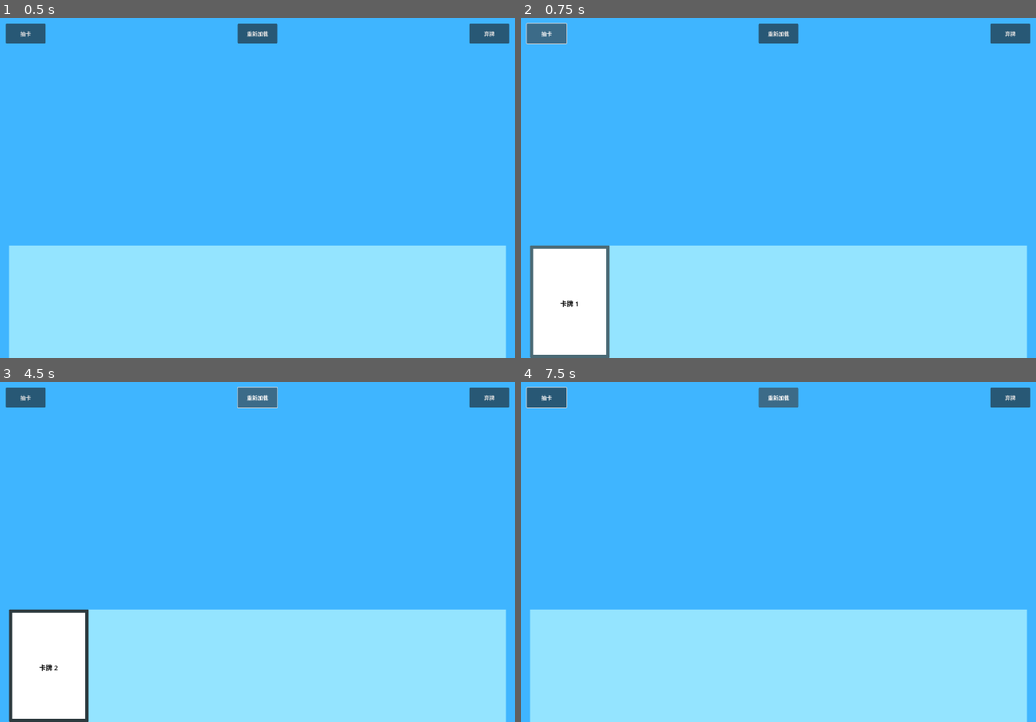
Above: before the commit, frames 1-4 (two rows, left to right).
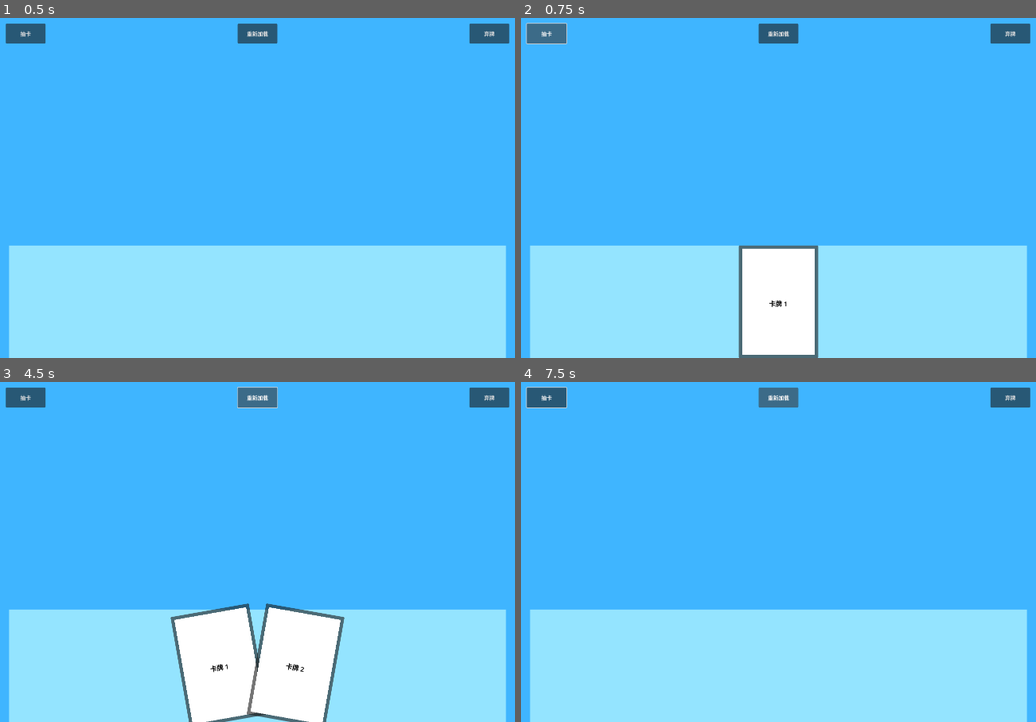
Above: after the commit, the same moments.

Repository: XiaobaibaiL/GameTest_1
Game: Godot game, scene res://CardGame/CardGame.tscn
Same seed, same stepped clock (60 frames per second), same inputs: the game is played once before the commit and once after it. This scene is started directly instead of the project's main scene.
Inputs:
- Up to frame 1 (0.5 s): no input
- Up to frame 2 (0.75 s): click "抽卡" at 0.5 s
- Up to frame 3 (4.5 s): click "弃牌" at 1.25 s; click "重新加载" at 2 s; tap Enter at 2.75, 4.25 s; hold Right (ui_right) 2.78-3.53 s; tap Space at 3.5 s; hold Down (ui_down) 3.53-4.28 s; hold Right (ui_right) from 4.28 s (still down)
- Up to frame 4 (7.5 s): tap Space at 5, 6.5 s; release Right (ui_right) at 5.03 s; hold Up (ui_up) 5.03-5.78 s; tap Enter at 5.75 s; hold Left (ui_left) 5.78-7.28 s; hold Down (ui_down) from 7.28 s (still down)

Frame 1 is identical in both runs. In frame 2, 10% of the frame differs, in the area x 1-58%, y 66-100%; in frame 3, 15%, in the area x 1-67%, y 65-100%; in frame 4, nothing differs.

Commit message:
卡牌扇形排布

Diff:
--- a/CardGame/CardGame.tscn
+++ b/CardGame/CardGame.tscn
@@ -1,7 +1,16 @@
-[gd_scene load_steps=3 format=3 uid="uid://uvhh2cl1mmu1"]
+[gd_scene load_steps=5 format=3 uid="uid://uvhh2cl1mmu1"]
 
 [ext_resource type="Script" uid="uid://bpe8g3bt6oaxq" path="res://CardGame/card_game.gd" id="1_3oauo"]
 [ext_resource type="Script" uid="uid://b8dg2ptg0ojcs" path="res://CardGame/hand.gd" id="1_q1upd"]
+
+[sub_resource type="Curve" id="Curve_3oauo"]
+_data = [Vector2(0, 0), 0.0, 5.0, 0, 0, Vector2(0.5, 1), 0.0, 0.0, 0, 0, Vector2(1, 0), -5.0, 0.0, 0, 0]
+point_count = 3
+
+[sub_resource type="Curve" id="Curve_agf24"]
+_limits = [-1.0, 1.0, 0.0, 1.0]
+_data = [Vector2(0, -1), 0.0, 5.0, 0, 0, Vector2(0.5, 1.4901161e-08), 0.0, 0.0, 0, 0, Vector2(1, 1), 5.0, 0.0, 0, 0]
+point_count = 3
 
 [node name="CardGame" type="Control"]
 layout_mode = 3
@@ -23,6 +32,8 @@
 pivot_offset = Vector2(750, 340)
 color = Color(0.5803922, 0.89411765, 1, 1)
 script = ExtResource("1_q1upd")
+hand_curvc = SubResource("Curve_3oauo")
+rotation_curvc = SubResource("Curve_agf24")
 
 [node name="Draw_a_card" type="Button" parent="."]
 layout_mode = 0
--- a/CardGame/hand.gd
+++ b/CardGame/hand.gd
@@ -8,7 +8,7 @@
 @export var rotation_curvc:Curve
 
 #最大旋转度数
-@export var max_rotation_degress := 5
+@export var max_rotation_degress := 10
 #卡牌默认间隔（单位：像素），正数意味着卡牌之间有空隙，负值则是卡片会挤在一起
 @export var x_sep := -10
 #基于手牌位置的Y轴偏移量
@@ -31,4 +31,27 @@
 	_update_cards()
 
 func _update_cards():
-	print("更新卡牌")
+	var cards := get_child_count()
+	var all_cards_size := Card.SIZE.x * cards + x_sep * (cards - 1)
+	var final_x_sep : float = x_sep
+
+	if all_cards_size > size.x:
+		final_x_sep = (size.x - Card.SIZE.x * cards) / (cards - 1)
+		all_cards_size = size.x
+
+	var offset := (size.x - all_cards_size) / 2
+
+	for i in cards:
+		var card := get_child(i)
+		var y_multiplier := hand_curvc.sample(1.0 / (cards - 1) * i)
+		var rot_multiplier := rotation_curvc.sample(1.0 / (cards - 1) * i)
+
+		if cards == 1:
+			y_multiplier = 0.0
+			rot_multiplier = 0.0
+
+		var final_x: float = offset + Card.SIZE.x * i + final_x_sep * i
+		var final_y: float = y_min + y_max * y_multiplier
+
+		card.position = Vector2(final_x,final_y)
+		card.rotation_degrees = max_rotation_degress * rot_multiplier
